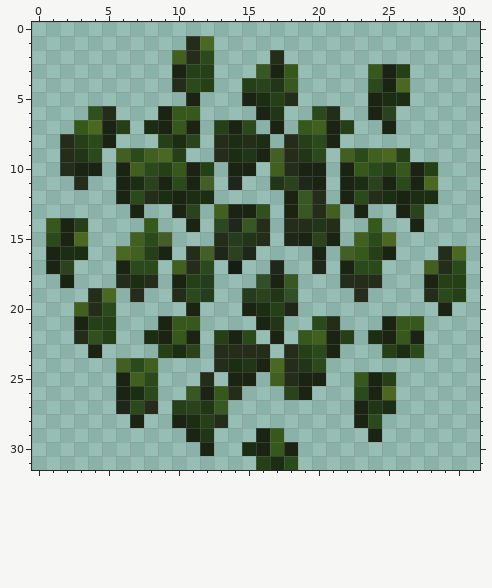
File history of a pixel-art sprite, models/default_leaves.png. The first picture shows the starting point.
The file is 32x32 pixels. Colours within 5 levels of each other are drawn and written as one.
Once edited:
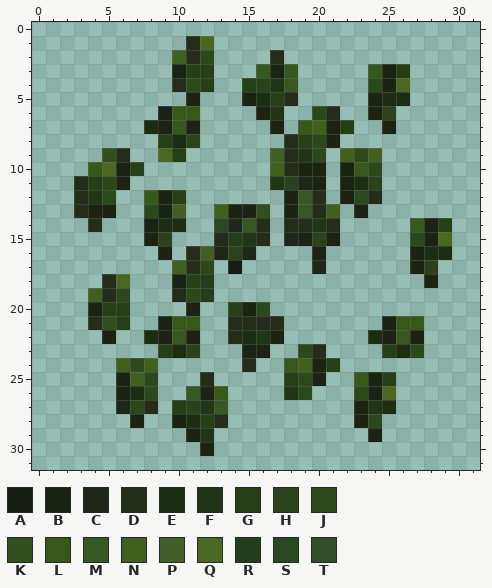
Palette (. is transparent): A #161e13  B #1b2412  C #1e2719  D #232d1a  E #1b2d12  F #203617  G #253f17  H #2b431c  J #2b4a1c  K #30501d  L #37581b  M #375723  N #416020  P #435f27  Q #4a6822  R #243d1d  S #2a4822  T #315028
From old to new:
y 6: x 4..5 KD -> ..
y 7: x 3..6 LQBG -> ....; x 13..15 GBJ -> ...
y 8: x 2..5 DGJB -> ....; x 13..16 DEDE -> ....
y 9: x 2..8 DFJ.NJN -> ...KD..; x 13..16 DEFB -> ....; x 25..26 QG -> ..
y 10: x 2..5 DBB. -> ..LQ; x 7..12 NJGLBG -> G.....; x 14..15 BB -> ..; x 25..28 GLBG -> ....
y 11: x 4..5 .. -> GJ; x 7..12 EHBJBP -> ......; x 14 C -> .; x 25..28 BJBQ -> ....
y 12: x 3..12 ...BJDEBEE -> DFJ..LBG..; x 25..28 EBEE -> ....
y 13: x 3..5 ... -> DBB; x 7..11 B..BH -> .JBP.; x 26..27 BH -> ..
y 14: x 1..4 LBG. -> ...D; x 8..11 L..B -> BEE.; x 24 L -> .; x 27..29 B.. -> LBG
y 15: x 1..3 JBQ -> ...; x 7..9 NJP -> .BH; x 23..25 NJQ -> ...; x 27..29 ... -> JBQ
y 16: x 1..3 BEE -> ...; x 6..8 QNG -> ...; x 22..25 PLGB -> ....; x 27..30 ..DQ -> BEE.
y 17: x 1..2 BH -> ..; x 6..8 BJJ -> ...; x 17 C -> .; x 22..24 BJJ -> ...; x 27..30 .NDJ -> BH..
y 18: x 2 B -> .; x 5..8 .DED -> DQ..; x 16..18 TBM -> ...; x 22..24 DDD -> ...; x 29..30 GG -> ..
y 19: x 4..7 DQ.D -> NDJ.; x 15..18 RHFT -> ....; x 23 D -> .; x 28..30 DJG -> ...
y 20: x 3..6 NDJ. -> .BGG; x 14 . -> G; x 16..18 EGC -> J..; x 29 B -> .
y 21: x 3..6 BGG. -> .DKG; x 14..17 ..BF -> DDDD; x 20..21 JD -> ..
y 22: x 3..5 DKG -> ..B; x 13..16 GBJ. -> .DEF; x 19..22 LNBG -> ....
y 23: x 4 B -> .; x 13..16 DDDD -> ..BB; x 18..21 DGJB -> .JD.
y 24: x 13..21 DEFBQDFJ. -> ..D..LNBG
y 25: x 14..15 BB -> ..; x 17..19 NDB -> .GJ
y 26: x 14 D -> .; x 18..19 HB -> FJ
y 29: x 16..17 BL -> ..
y 30: x 15..18 EBLB -> ....
y 31: x 16..18 GEJ -> ...
